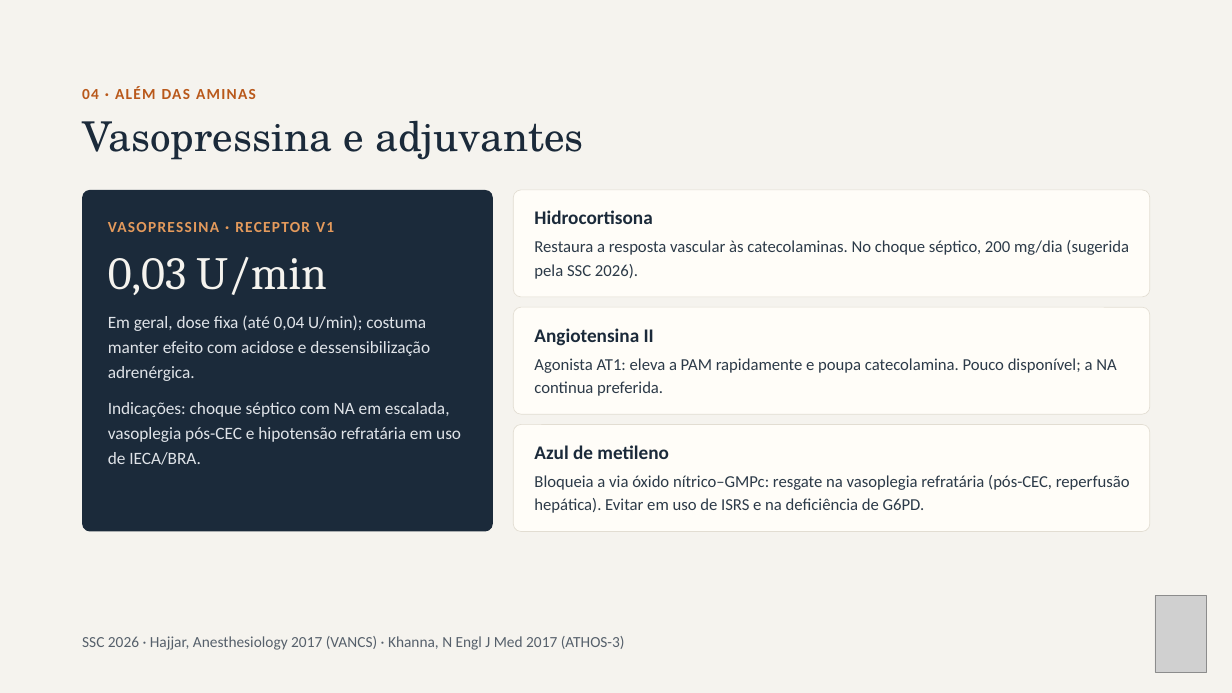
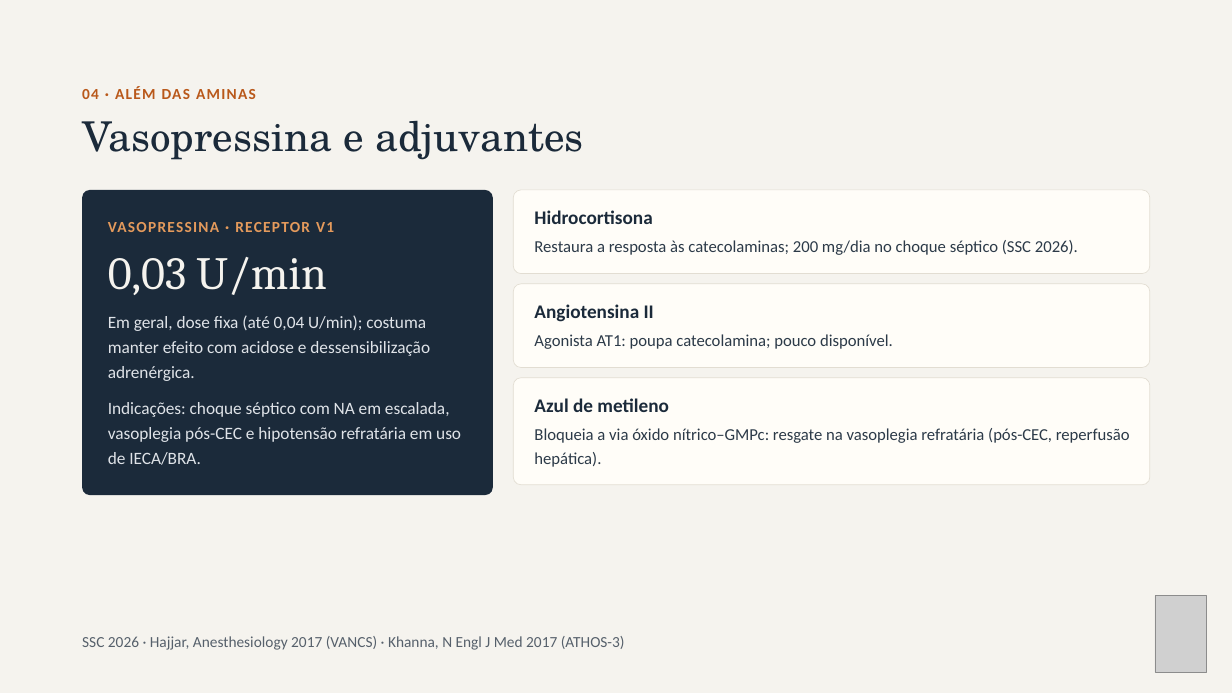
Before and after one commit to brunomoraesdubois-bit/Bruno, a slide deck: slide 14 of apresentacao/Aminas_Vasoativas.pptx (slide 15 before the commit). Drawn at 1232x693 pixels with LibreOffice and Linux fonts; fonts in the diff are those of the drawing; grey boxes stand for pictures. Boxes give left, top, right and bottom in pixels: in the first picture for what was removed or moved away, otherwise in the second. Text is boxed around its words. In the diff, an @@ line names an element or a change of style, - is before the commit and + after.

```diff
--- a/apresentacao/Aminas_Vasoativas.pptx
+++ b/apresentacao/Aminas_Vasoativas.pptx
@@ rounded rectangle: place and size @@
-rounded rectangle at bbox=[82, 190, 493, 532]
+rounded rectangle at bbox=[82, 190, 493, 495]
@@ rounded rectangle: place and size @@
-rounded rectangle at bbox=[514, 190, 1151, 298]
+rounded rectangle at bbox=[514, 190, 1151, 274]
@@ text at bbox=[534, 240, 1078, 255]: text changed @@
-Restaura a resposta vascular às catecolaminas. No choque séptico, 200 mg/dia (sugerida pela SSC 2026).
+Restaura a resposta às catecolaminas; 200 mg/dia no choque séptico (SSC 2026).
@@ proportions changed in 3 elements at bbox=[514, 190, 1151, 274], bbox=[82, 190, 493, 495], bbox=[514, 284, 1151, 368] @@
@@ rounded rectangle: place and size @@
-rounded rectangle at bbox=[514, 307, 1151, 414]
+rounded rectangle at bbox=[514, 284, 1151, 368]
@@ text "Angiotensina II": place and size @@
-text "Angiotensina II" at bbox=[534, 328, 654, 346]
+text "Angiotensina II" at bbox=[534, 304, 654, 322]
@@ text at bbox=[534, 334, 893, 349]: text changed @@
-Agonista AT1: eleva a PAM rapidamente e poupa catecolamina. Pouco disponível; a NA continua preferida.
+Agonista AT1: poupa catecolamina; pouco disponível.
@@ rounded rectangle: place and size @@
-rounded rectangle at bbox=[514, 424, 1151, 531]
+rounded rectangle at bbox=[514, 378, 1151, 485]
@@ text "Azul de metileno": place and size @@
-text "Azul de metileno" at bbox=[534, 445, 669, 459]
+text "Azul de metileno" at bbox=[534, 398, 669, 412]
@@ text at bbox=[534, 428, 1130, 467]: text changed @@
-Bloqueia a via óxido nítrico–GMPc: resgate na vasoplegia refratária (pós-CEC, reperfusão hepática). Evitar em uso de ISRS e na deficiência de G6PD.
+Bloqueia a via óxido nítrico–GMPc: resgate na vasoplegia refratária (pós-CEC, reperfusão hepática).
```
Also in this commit, not shown: 16 other slides changed, 26 other files.
